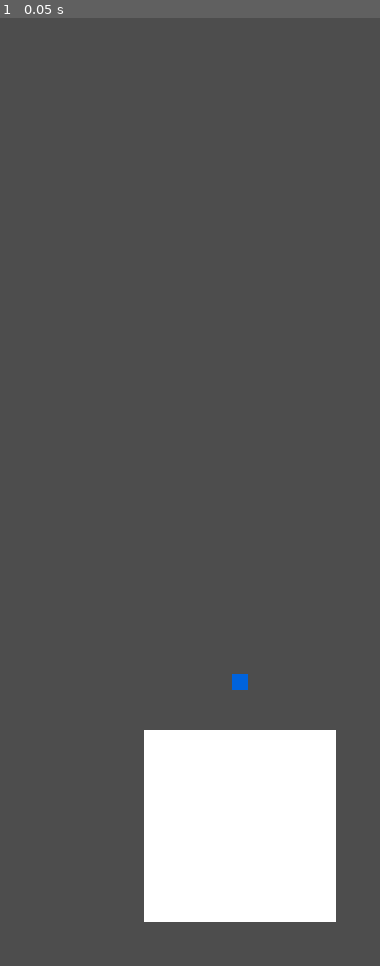
Above: before the commit, frame 1.
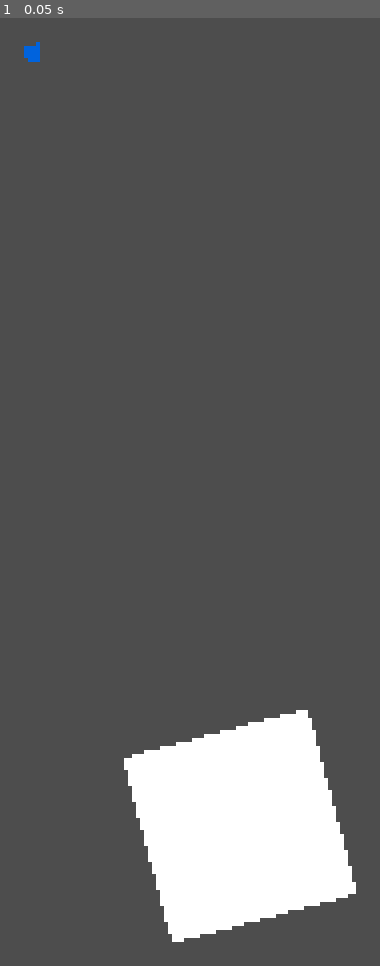
Above: after the commit, the same moment.

Repository: AndrewJDGalga/ggj2024
Game: Godot game, scene res://levels/testaj.tscn
The game is run twice, just before and just after one commit, with the same random seed, the same clock (stepped at 60 frames per second) and the same inputs. The project has no main scene, so this scene is started directly.
Inputs:
- Up to frame 1 (0.05 s): no input

The runs differ from the first frame. In frame 1, 2.2% of the frame differs, in the area x 6-94%, y 2-98%.

Commit message:
setting lure position. Don't need to modify child rotation, can just set y explicitly

Diff:
--- a/entities/curtis.gd
+++ b/entities/curtis.gd
@@ -32,7 +32,10 @@
 					-line_degree_limit, line_degree_limit, cur_accuracy,
 					accuracy_gain_rate, delta)
 			game_manager.PLAY_STATE.CASTING:
-				pass
+				rotation_degrees = -15
+				cur_throw_power = -200
+				#lure.rotation = rotation
+				lure.position.y = cur_throw_power
 			game_manager.PLAY_STATE.CATCHING:
 				pass
 
--- a/levels/game_manager.gd
+++ b/levels/game_manager.gd
@@ -3,5 +3,5 @@
 class_name Game_Manager
 
 enum PLAY_STATE {LINE_UP, POWER, ACCURACY, CASTING, CATCHING, STANDUP_SITDOWN, WALKING, WRESTLING}
-var cur_state : PLAY_STATE = PLAY_STATE.POWER
+var cur_state : PLAY_STATE = PLAY_STATE.CASTING
 @export var lure_y_limit := -650
